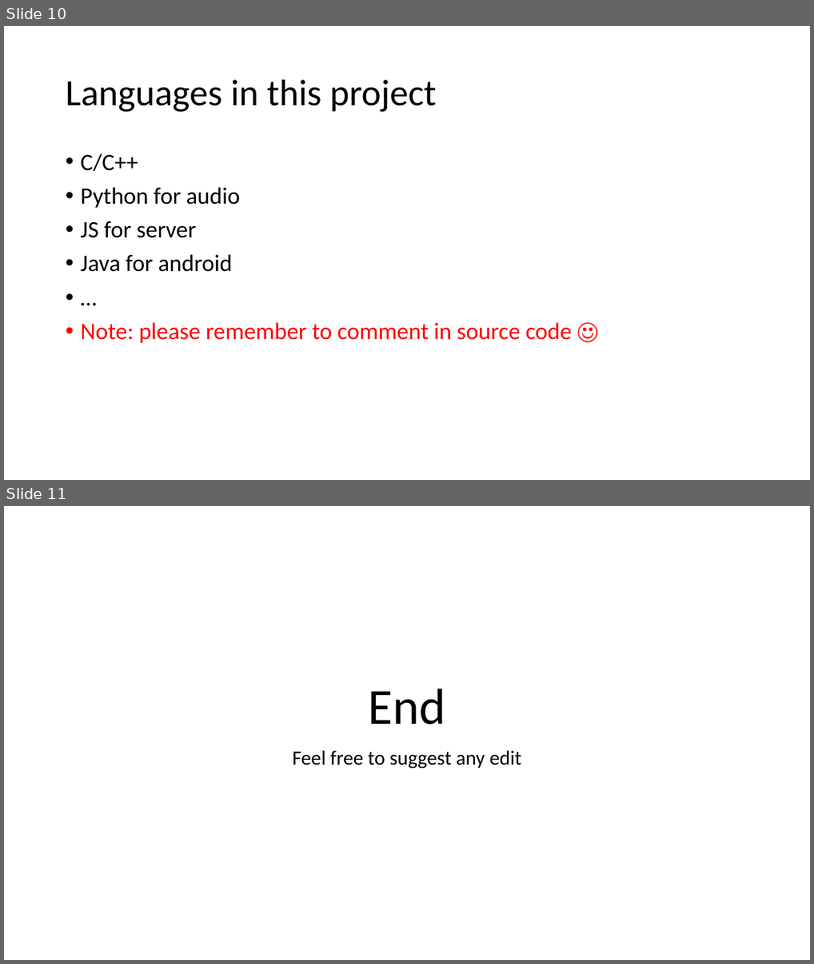
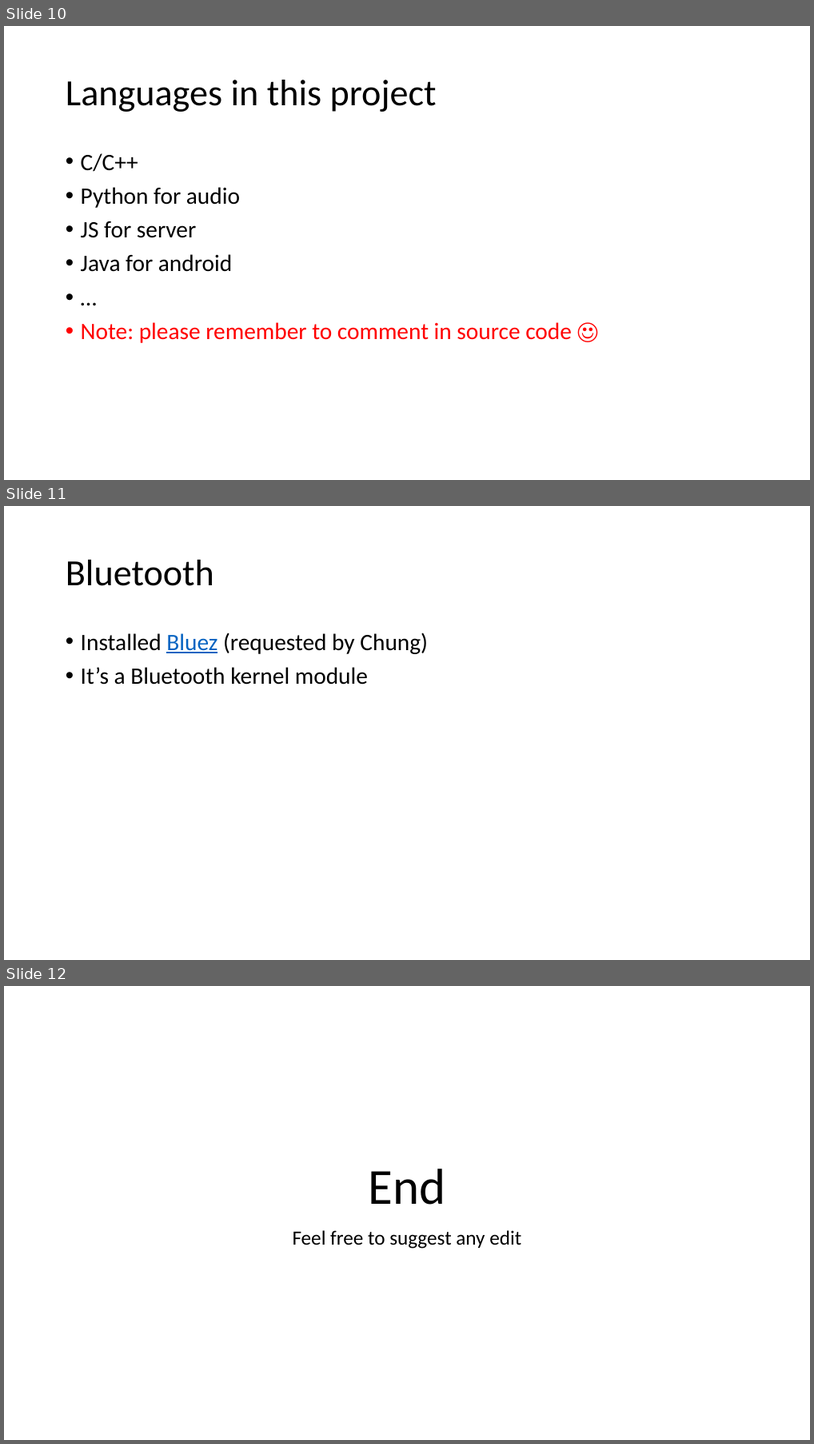
Before and after one commit to nguyenphu27/MyThesis, a slide deck: 00_Document/00_development_process/PPT_Environment_R00.pptx. Shown one above the other, each under a label of ours: slides 10 and 11 before the commit, slides 10, 11 and 12 after it. The pictures are 814x964 and 814x1444 pixels, drawn with LibreOffice and Linux fonts; fonts in the diff are those of the drawing. Boxes give left, top, right and bottom in pixels: in the first picture for what was removed or moved away, otherwise in the second. Text is boxed around its words. In the diff, an @@ line names an element or a change of style, - is before the commit and + after.

Commit message:
Installed bluez on Pi; Edit Environment pptx; message to Chung in \09_Network\01_Bluetooth"

```diff
--- a/00_Document/00_development_process/PPT_Environment_R00.pptx
+++ b/00_Document/00_development_process/PPT_Environment_R00.pptx
@@ slide 11 added at (4,506,810,960), background #FFFFFF @@
@@ title added at (66,560,214,586), 44 pt, text #000000 @@
+Bluetooth
@@ text added at (81,632,428,684), 28 pt, text #000000 @@
+• Installed Bluez (requested by Chung)
+• It’s a Bluetooth kernel module
@@ what was slide 11 is now slide 12 @@
```
Also in this commit, not shown: 1 slide changed, 1 other file.
